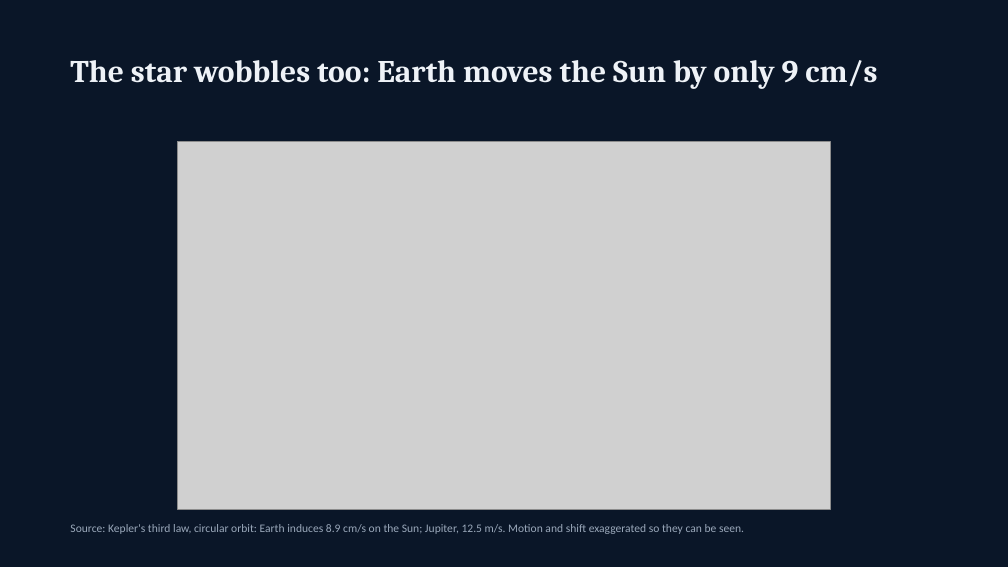
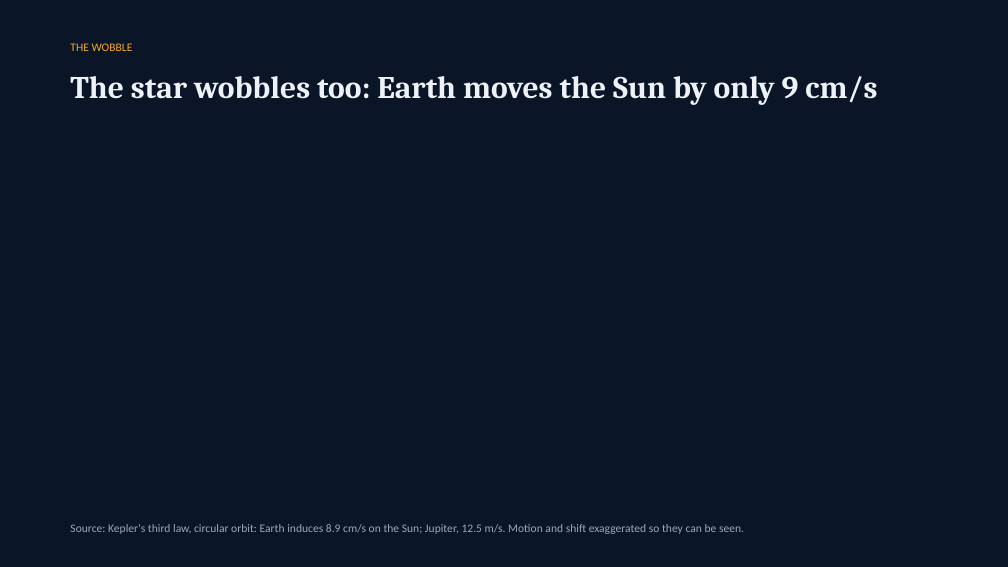
Before and after one commit to jpcastillo714/presentation-kit, a slide deck: slide 3 of examples/exoplanets/exoplanets.pptx. Drawn at 1008x567 pixels with LibreOffice and Linux fonts; fonts in the diff are those of the drawing; grey boxes stand for pictures; background and template pictures are left out. Boxes give left, top, right and bottom in pixels: in the first picture for what was removed or moved away, otherwise in the second. Text is boxed around its words. In the diff, an @@ line names an element or a change of style, - is before the commit and + after.

```diff
--- a/examples/exoplanets/exoplanets.pptx
+++ b/examples/exoplanets/exoplanets.pptx
@@ text added at [70,43,133,51], 11 pt, text #F5A623 @@
+THE WOBBLE
@@ text "The star wobbles too: Earth ...": place and size @@
-text "The star wobbles too: Earth ..." at [70,60,877,89]
+text "The star wobbles too: Earth ..." at [70,76,877,105]
@@ picture removed at [178,142,831,510] @@
```
Also in this commit, not shown: 6 other slides changed, 50 other files.
